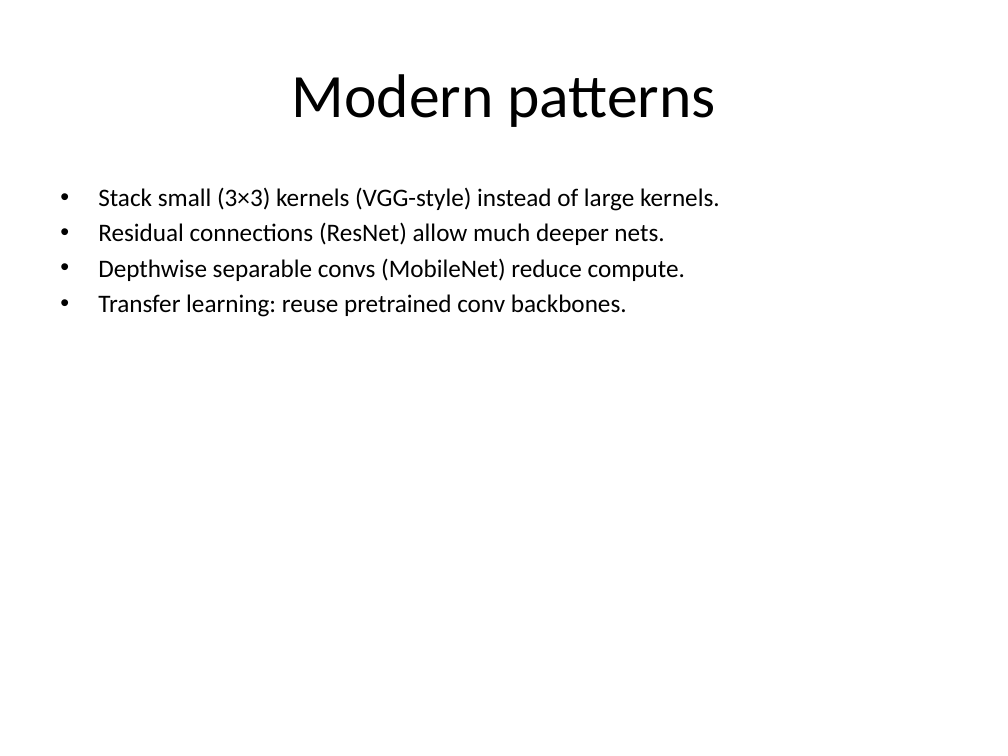
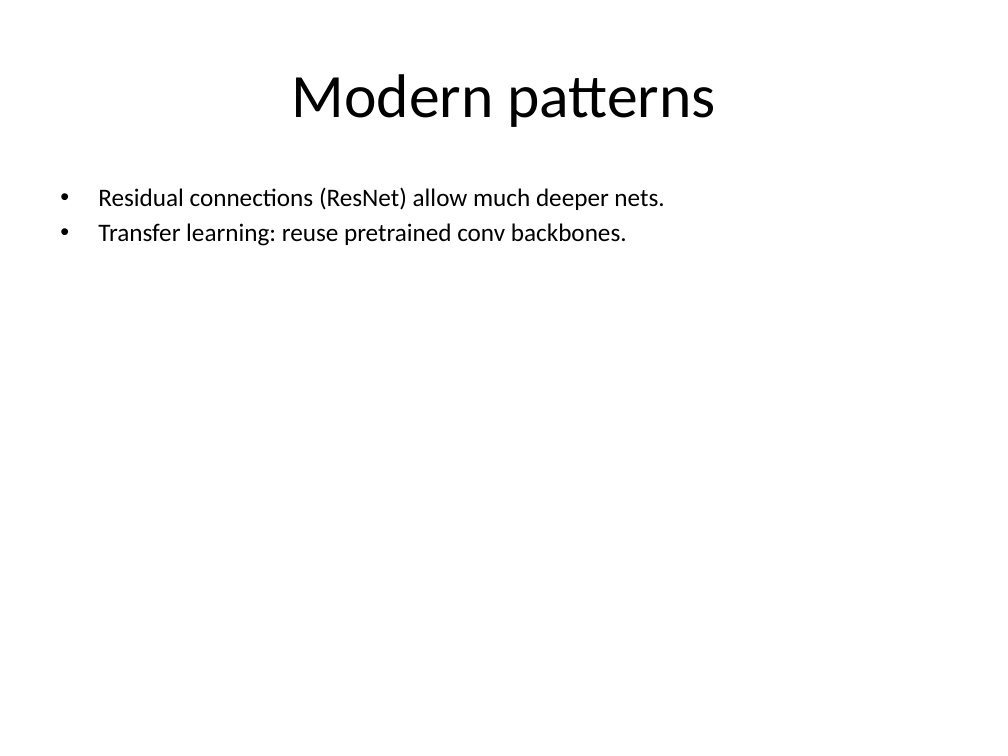
Before and after one commit to neelsoumya/teaching_neural_networks, a slide deck: slide 17 of Convolutional_Neural_Networks_CNNs.pptx (slide 10 before the commit). Drawn at 1008x756 pixels with LibreOffice and Linux fonts; fonts in the diff are those of the drawing. Boxes give left, top, right and bottom in pixels: in the first picture for what was removed or moved away, otherwise in the second. Text is boxed around its words. In the diff, an @@ line names an element or a change of style, - is before the commit and + after.

```diff
--- a/Convolutional_Neural_Networks_CNNs.pptx
+++ b/Convolutional_Neural_Networks_CNNs.pptx
@@ text at (x1=98, y1=187, x2=720, y2=211): paragraph removed @@
-• Stack small (3×3) kernels (VGG-style) instead of large kernels.
@@ text at (x1=98, y1=258, x2=685, y2=281): paragraph removed @@
-• Depthwise separable convs (MobileNet) reduce compute.
```
Also in this commit, not shown: 10 other slides changed, 9 slides added, 2 slides removed, 3 other files.
